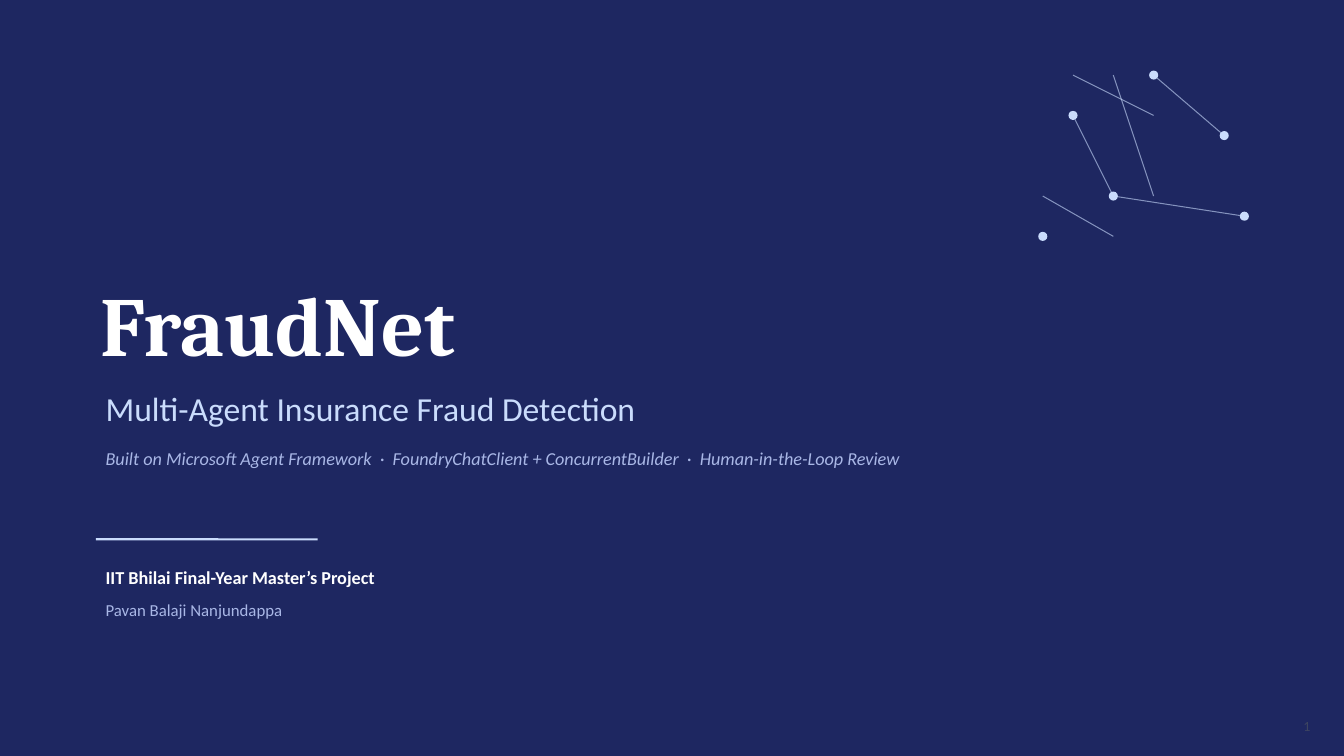
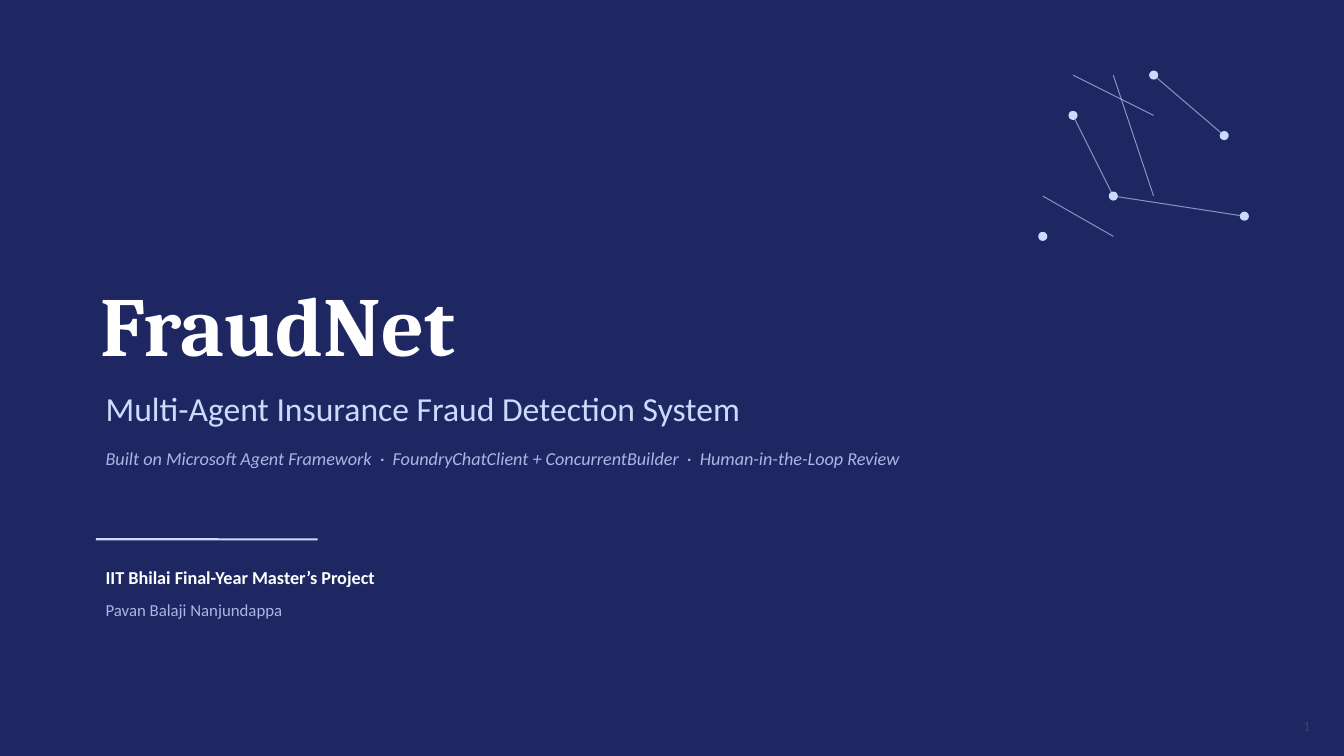
Before and after one commit to pavannanjundappa/FraudNet-MAS, a slide deck: slide 1 of FraudNet_Presentation.pptx. Drawn at 1344x756 pixels with LibreOffice and Linux fonts; fonts in the diff are those of the drawing. Boxes give left, top, right and bottom in pixels: in the first picture for what was removed or moved away, otherwise in the second. Text is boxed around its words. In the diff, an @@ line names an element or a change of style, - is before the commit and + after.

```diff
--- a/FraudNet_Presentation.pptx
+++ b/FraudNet_Presentation.pptx
@@ text at [106, 397, 740, 427]: text changed @@
-Multi-Agent Insurance Fraud Detection
+Multi-Agent Insurance Fraud Detection System
```
Also in this commit, not shown: 8 other slides changed, 4 slides added, 1 other file.
